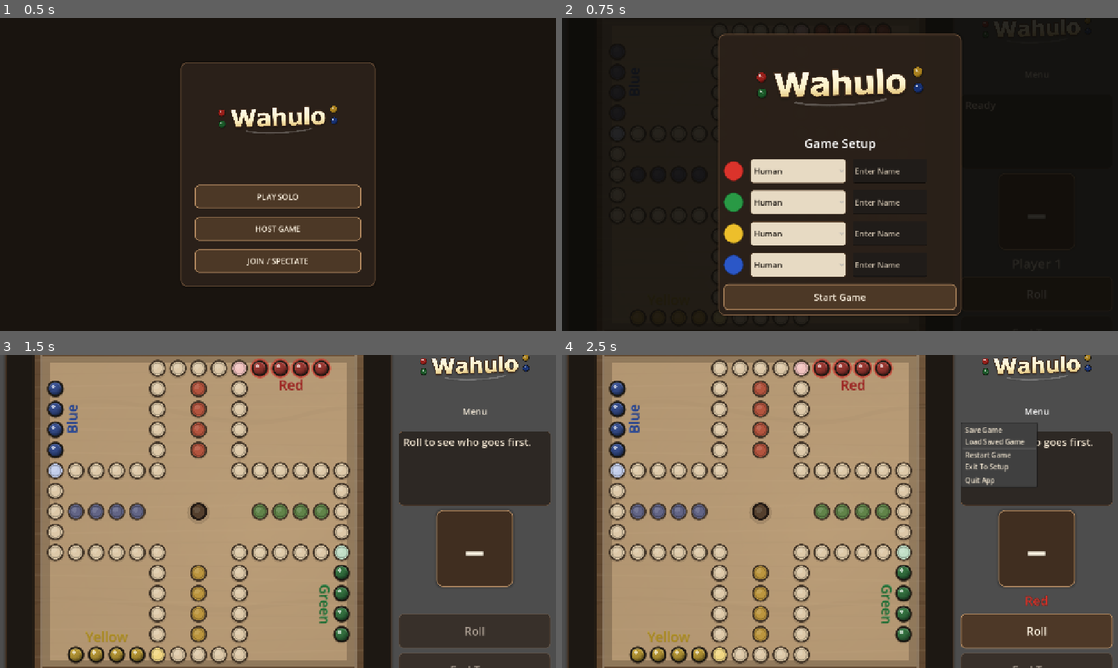
Above: before the commit, frames 1-4 (two rows, left to right).
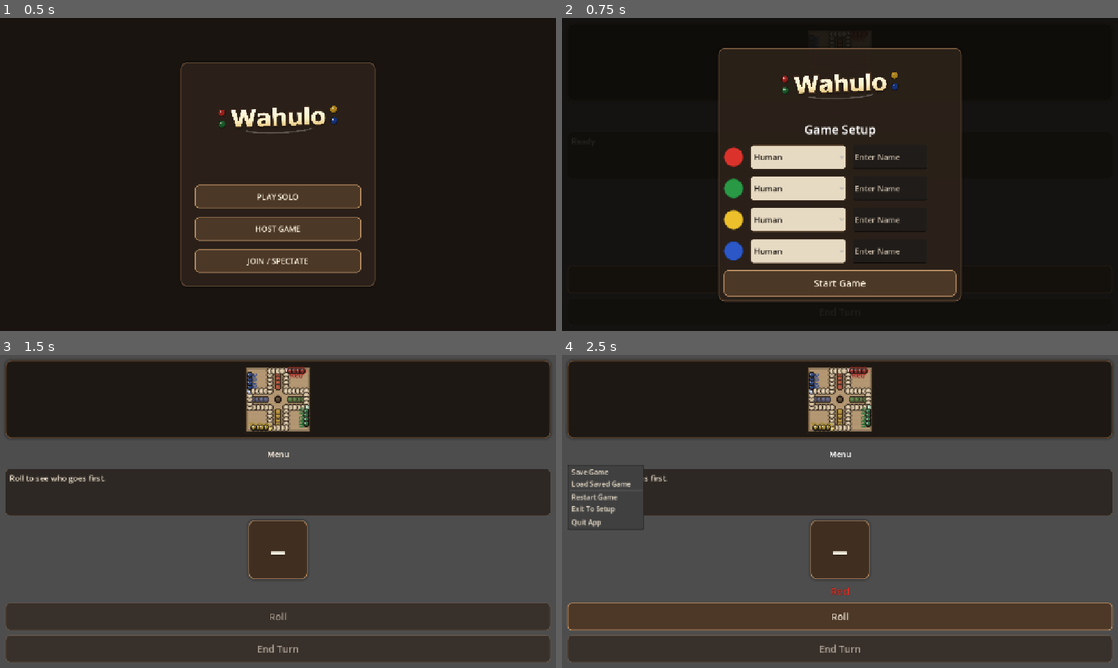
Above: after the commit, the same moments.

Repository: ItsTheMcCoy/wahoo-app
Game: Godot game, scene res://scenes/HomeScreen.tscn
The game is run twice, just before and just after one commit, with the same random seed, the same clock (stepped at 60 frames per second) and the same inputs.
Inputs:
- Up to frame 1 (0.5 s): no input
- Up to frame 2 (0.75 s): click "PLAY SOLO" at 0.5 s
- Up to frame 3 (1.5 s): click "Start Game" at 1.25 s
- Up to frame 4 (2.5 s): click "Menu" at 2 s

Frame 1 is identical in both runs. In frame 2, 14% of the frame differs, in the area x 2-94%, y 1-96%; in frame 3, 79%; in frame 4, 80%, in the area x 0-99%, y 0-100%.

Commit message:
fix mobile landscape side panel sizing

Diff:
--- a/godot/scripts/main.gd
+++ b/godot/scripts/main.gd
@@ -4,6 +4,7 @@
 const WahooRules = preload("res://scripts/wahoo_rules.gd")
 const WahooRulesSmoke = preload("res://scripts/wahoo_rules_smoke.gd")
 const WahooAI = preload("res://scripts/wahoo_ai.gd")
+const WahooResponsiveLayout = preload("res://scripts/wahoo_responsive_layout.gd")
 const WORDMARK_TEXTURE = preload("res://assets/textures/wahulo_wordmark.png")
 
 const PLAYER_NAMES := ["Red", "Green", "Yellow", "Blue"]
@@ -19,9 +20,6 @@
 const MENU_RESTART_GAME := 2
 const MENU_EXIT_TO_SETUP := 3
 const MENU_QUIT_APP := 4
-const COMPACT_LAYOUT_BREAKPOINT := 980.0
-const COMPACT_LAYOUT_ASPECT_THRESHOLD := 1.12
-
 # Profile keys in easiest→hardest order for builtin profiles.
 const BUILTIN_PROFILE_ORDER := [
 	"human", "random", "swarm", "tortoise", "engineer",
@@ -525,38 +523,40 @@
 			field.text = ""
 
 func _on_viewport_resized() -> void:
-	var viewport_size := get_viewport_rect().size
-	var compact := viewport_size.x <= COMPACT_LAYOUT_BREAKPOINT or viewport_size.x < viewport_size.y * COMPACT_LAYOUT_ASPECT_THRESHOLD
-	_compact_layout = compact
+	var viewport_size := _effective_window_size()
+	_compact_layout = WahooResponsiveLayout.is_main_scene_compact(viewport_size)
 	_apply_responsive_layout(viewport_size)
 
 func _apply_responsive_layout(viewport_size: Vector2) -> void:
+	var short_landscape := not _compact_layout and WahooResponsiveLayout.is_short_landscape(viewport_size)
 	_root_container.vertical = _compact_layout
 	_root_container.add_theme_constant_override("separation", 12 if _compact_layout else 16)
 
-	_side_panel.custom_minimum_size = Vector2(0, 0) if _compact_layout else Vector2(350, 0)
+	_side_panel.custom_minimum_size = Vector2(0, 0) if _compact_layout else Vector2(320 if short_landscape else 350, 0)
 	_side_panel.size_flags_horizontal = Control.SIZE_EXPAND_FILL if _compact_layout else Control.SIZE_SHRINK_BEGIN
 	_side_panel.size_flags_vertical = Control.SIZE_FILL
+	_side_panel.add_theme_constant_override("separation", 8 if short_landscape else 10)
 
 	_board_frame.size_flags_stretch_ratio = 1.0 if _compact_layout else 3.0
-	_side_spacer.visible = not _compact_layout
+	_side_spacer.visible = not _compact_layout and not short_landscape
 	_side_panel_title.visible = not _compact_layout
-
-	_game_menu_button.custom_minimum_size = Vector2(0, 48 if _compact_layout else 52)
-	_game_menu_button.add_theme_font_size_override("font_size", 18 if _compact_layout else 20)
-
-	_status.custom_minimum_size = Vector2(0, 108 if _compact_layout else 172)
-	_status.add_theme_font_size_override("normal_font_size", 18 if _compact_layout else 24)
-
-	_die_frame.custom_minimum_size = Vector2(112, 112) if _compact_layout else Vector2(152, 152)
+	_side_panel_title.custom_minimum_size = Vector2(0, 110 if short_landscape else 138)
+
+	_game_menu_button.custom_minimum_size = Vector2(0, 48 if _compact_layout else (46 if short_landscape else 52))
+	_game_menu_button.add_theme_font_size_override("font_size", 18 if _compact_layout else (17 if short_landscape else 20))
+
+	_status.custom_minimum_size = Vector2(0, 108 if _compact_layout else (92 if short_landscape else 172))
+	_status.add_theme_font_size_override("normal_font_size", 18 if _compact_layout else (17 if short_landscape else 24))
+
+	_die_frame.custom_minimum_size = Vector2(112, 112) if _compact_layout else (Vector2(126, 126) if short_landscape else Vector2(152, 152))
 	_die_label.custom_minimum_size = _die_frame.custom_minimum_size
-	_die_label.add_theme_font_size_override("font_size", 74 if _compact_layout else 96)
-	_turn_label.add_theme_font_size_override("font_size", 24 if _compact_layout else 30)
-
-	_roll_button.custom_minimum_size = Vector2(0, 64 if _compact_layout else 80)
-	_end_turn_button.custom_minimum_size = Vector2(0, 64 if _compact_layout else 80)
-	_roll_button.add_theme_font_size_override("font_size", 22 if _compact_layout else 26)
-	_end_turn_button.add_theme_font_size_override("font_size", 22 if _compact_layout else 26)
+	_die_label.add_theme_font_size_override("font_size", 74 if _compact_layout else (82 if short_landscape else 96))
+	_turn_label.add_theme_font_size_override("font_size", 24 if _compact_layout else (22 if short_landscape else 30))
+
+	_roll_button.custom_minimum_size = Vector2(0, 64 if _compact_layout else (58 if short_landscape else 80))
+	_end_turn_button.custom_minimum_size = Vector2(0, 64 if _compact_layout else (58 if short_landscape else 80))
+	_roll_button.add_theme_font_size_override("font_size", 22 if _compact_layout else (20 if short_landscape else 26))
+	_end_turn_button.add_theme_font_size_override("font_size", 22 if _compact_layout else (20 if short_landscape else 26))
 
 	if _chat_section.visible:
 		_chat_log.custom_minimum_size = Vector2(0, 100 if _compact_layout else 150)
@@ -583,6 +583,17 @@
 
 	_setup_brand_title.custom_minimum_size = Vector2(0, 140 if _compact_layout else 204)
 	_win_brand_title.custom_minimum_size = Vector2(0, 112 if _compact_layout else 162)
+
+func _effective_window_size() -> Vector2:
+	if OS.has_feature("web"):
+		var web_width := float(JavaScriptBridge.eval("window.innerWidth || 0"))
+		var web_height := float(JavaScriptBridge.eval("window.innerHeight || 0"))
+		if web_width > 0.0 and web_height > 0.0:
+			return Vector2(web_width, web_height)
+	var win_size := Vector2(DisplayServer.window_get_size())
+	if win_size.x > 0.0 and win_size.y > 0.0:
+		return win_size
+	return get_viewport_rect().size
 
 func _on_start_pressed() -> void:
 	var opts := _seat_options()
--- a/godot/scripts/wahoo_layout_smoke.gd
+++ b/godot/scripts/wahoo_layout_smoke.gd
@@ -2,6 +2,7 @@
 extends RefCounted
 
 const WahooLayout = preload("res://scripts/wahoo_layout.gd")
+const WahooResponsiveLayout = preload("res://scripts/wahoo_responsive_layout.gd")
 const WahooState = preload("res://scripts/wahoo_state.gd")
 
 static func run() -> Dictionary:
@@ -16,6 +17,8 @@
         _test_base_clusters_are_consistently_placed_from_exits,
         _test_location_lookup_needs_owner_for_owned_areas,
         _test_all_normalized_coordinates_are_in_unit_square,
+        _test_main_scene_uses_compact_layout_for_mobile_landscape,
+        _test_main_scene_uses_short_landscape_sizing_for_wide_short_viewports,
     ]:
         total += 1
         var result: Dictionary = test.call()
@@ -144,3 +147,19 @@
             return _fail(name, "coordinate %s normalized out of bounds as %s" % [str(coord), str(normalized)])
 
     return _ok(name)
+
+static func _test_main_scene_uses_compact_layout_for_mobile_landscape() -> Dictionary:
+    var name := "main scene uses compact layout for mobile landscape viewports"
+    if not WahooResponsiveLayout.is_main_scene_compact(Vector2(844, 390)):
+        return _fail(name, "expected 844x390 viewport to use compact layout")
+    if WahooResponsiveLayout.is_main_scene_compact(Vector2(1366, 768)):
+        return _fail(name, "expected 1366x768 viewport to remain in two-column layout")
+    return _ok(name)
+
+static func _test_main_scene_uses_short_landscape_sizing_for_wide_short_viewports() -> Dictionary:
+    var name := "main scene slims side panel for wide short landscape viewports"
+    if not WahooResponsiveLayout.is_short_landscape(Vector2(1024, 600)):
+        return _fail(name, "expected 1024x600 viewport to use short-landscape side-panel sizing")
+    if WahooResponsiveLayout.is_short_landscape(Vector2(1366, 900)):
+        return _fail(name, "expected 1366x900 viewport to keep full desktop side-panel sizing")
+    return _ok(name)
--- /dev/null
+++ b/godot/scripts/wahoo_responsive_layout.gd
@@ -0,0 +1,21 @@
+class_name WahooResponsiveLayout
+extends RefCounted
+
+const MAIN_COMPACT_BREAKPOINT := 980.0
+const MAIN_COMPACT_ASPECT_THRESHOLD := 1.12
+const MOBILE_LIKE_SHORT_SIDE_MAX := 600.0
+const MOBILE_LIKE_LONG_SIDE_MAX := 2200.0
+const SHORT_LANDSCAPE_HEIGHT_MAX := 760.0
+
+static func is_mobile_like_layout(viewport_size: Vector2) -> bool:
+	var short_side := minf(viewport_size.x, viewport_size.y)
+	var long_side := maxf(viewport_size.x, viewport_size.y)
+	return short_side <= MOBILE_LIKE_SHORT_SIDE_MAX and long_side <= MOBILE_LIKE_LONG_SIDE_MAX
+
+static func is_main_scene_compact(viewport_size: Vector2) -> bool:
+	return viewport_size.x <= MAIN_COMPACT_BREAKPOINT \
+		or viewport_size.x < viewport_size.y * MAIN_COMPACT_ASPECT_THRESHOLD \
+		or is_mobile_like_layout(viewport_size)
+
+static func is_short_landscape(viewport_size: Vector2) -> bool:
+	return viewport_size.x > viewport_size.y and viewport_size.y <= SHORT_LANDSCAPE_HEIGHT_MAX
